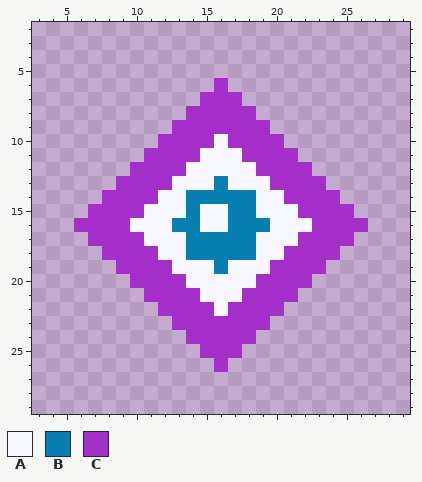
Pixel-art file: game/assets/source/original_procedural/signal_prism.aseprite. Above is the file before it was changed.
32x32 pixels, 1 frame. Shown: x 3..29, y 2..29.
Palette (. is transparent): A #f6f7ff  B #087fb2  C #a52dca
Pixels before, first column x 6:
 6 ..........C..........
 7 .........CCC.........
 8 ........CCCCC........
 9 .......CCCCCCC.......
10 ......CCCCACCCC......
11 .....CCCCAAACCCC.....
12 ....CCCCAAAAACCCC....
13 ...CCCCAAABAAACCCC...
14 ..CCCCAABBBBBAACCCC..
15 .CCCCAAABAABBAAACCCC.
16 CCCCAAABBAABBBAAACCCC
17 .CCCCAAABBBBBAAACCCC.
18 ..CCCCAABBBBBAACCCC..
19 ...CCCCAAABAAACCCC...
20 ....CCCCAAAAACCCC....
21 .....CCCCAAACCCC.....
22 ......CCCCACCCC......
23 .......CCCCCCC.......
24 ........CCCCC........
25 .........CCC.........
26 ..........C..........
The result:
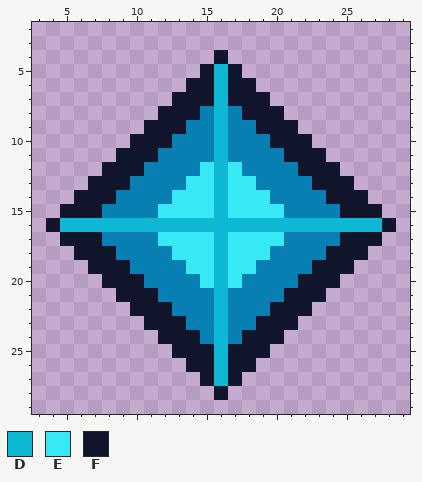
Colours new in this view: D #0eb8d4  E #37e8f5  F #10152b
From old to new:
Changed rows in their new state; - is an unchanged pixel.
first column x 4:
 4 ------------F------------
 5 -----------FDF-----------
 6 ----------FFDFF----------
 7 ---------FFFDFFF---------
 8 --------FFFBDBFFF--------
 9 -------FFFBBDBBFFF-------
10 ------FFFBBBDBBBFFF------
11 -----FFFBBBBDBBBBFFF-----
12 ----FFFBBBBEDEBBBBFFF----
13 ---FFFBBBBEEDEEBBBBFFF---
14 --FFFBBBBEEEDEEEBBBBFFF--
15 -FFFBBBBEEEEDEEEEBBBBFFF-
16 FDDDDDDDDDDDDDDDDDDDDDDDF
17 -FFFBBBBEEEEDEEEEBBBBFFF-
18 --FFFBBBBEEEDEEEBBBBFFF--
19 ---FFFBBBBEEDEEBBBBFFF---
20 ----FFFBBBBEDEBBBBFFF----
21 -----FFFBBBBDBBBBFFF-----
22 ------FFFBBBDBBBFFF------
23 -------FFFBBDBBFFF-------
24 --------FFFBDBFFF--------
25 ---------FFFDFFF---------
26 ----------FFDFF----------
27 -----------FDF-----------
28 ------------F------------
Boxes around the changes in both pictures, in picture pixels (x1, y1, x2, y2):
changed: (46, 50, 396, 400)
